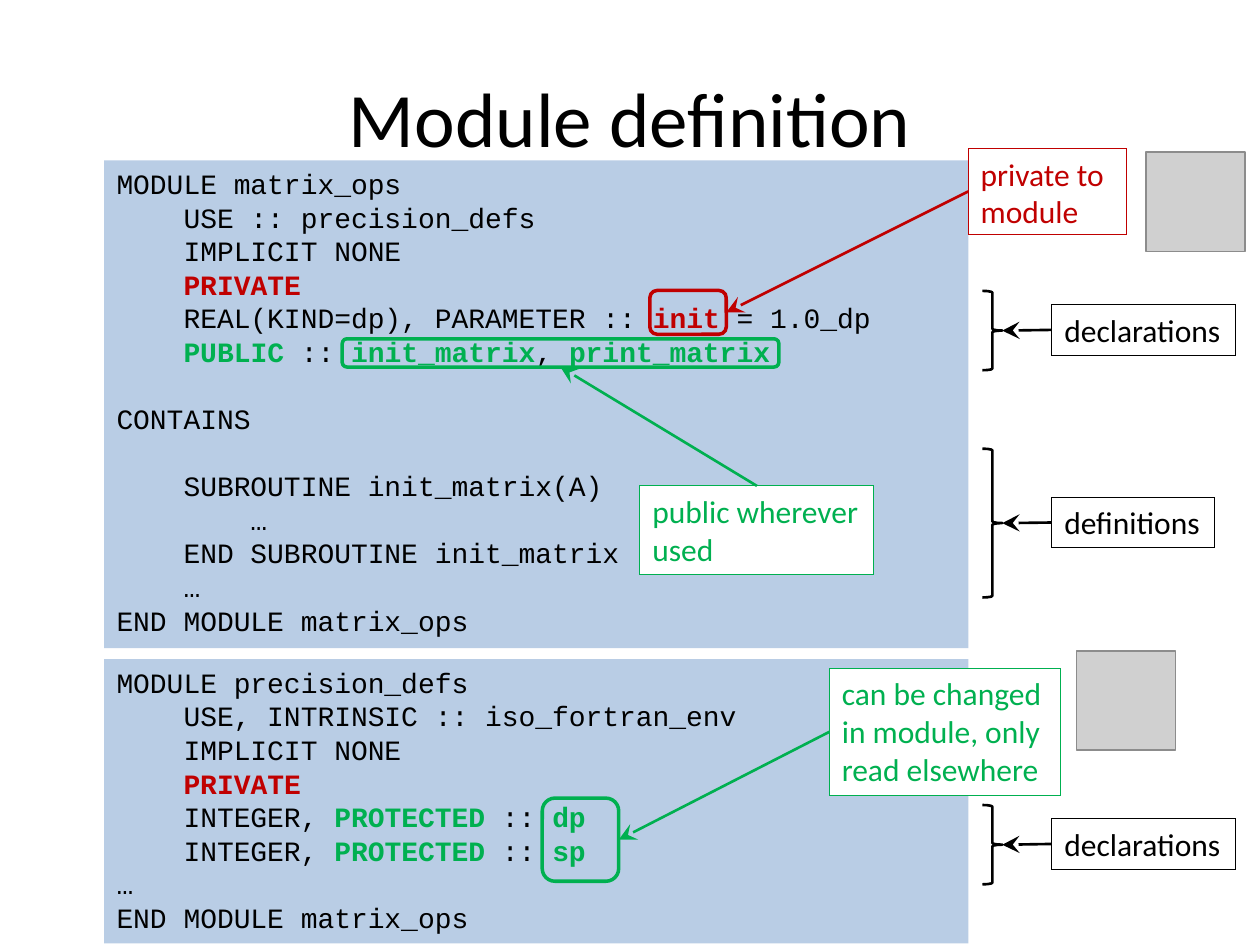
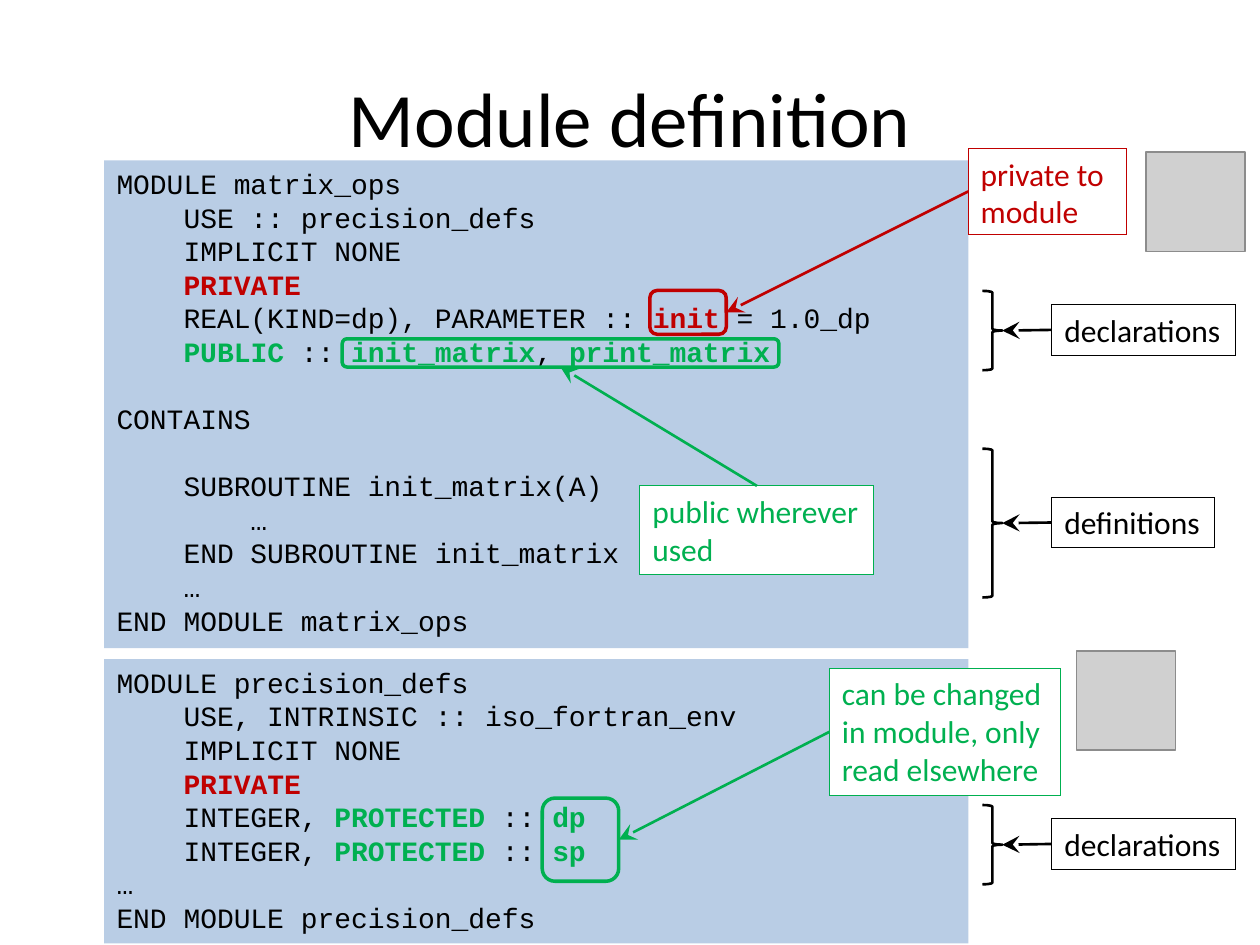
Before and after one commit to gjbex/Fortran-for-programmers, a slide deck: slide 70 of fortran_for_programmers.pptx. Drawn at 1260x945 pixels with LibreOffice and Linux fonts; fonts in the diff are those of the drawing; grey boxes stand for pictures. Boxes give left, top, right and bottom in pixels: in the first picture for what was removed or moved away, otherwise in the second. Text is boxed around its words. In the diff, an @@ line names an element or a change of style, - is before the commit and + after.

Commit message:
Fix typos

```diff
--- a/fortran_for_programmers.pptx
+++ b/fortran_for_programmers.pptx
@@ text in rectangle at box(117, 908, 536, 934): text changed @@
-…
-END MODULE matrix_ops
+…
+END MODULE precision_defs
```
Also in this commit, not shown: 5 other slides changed.
